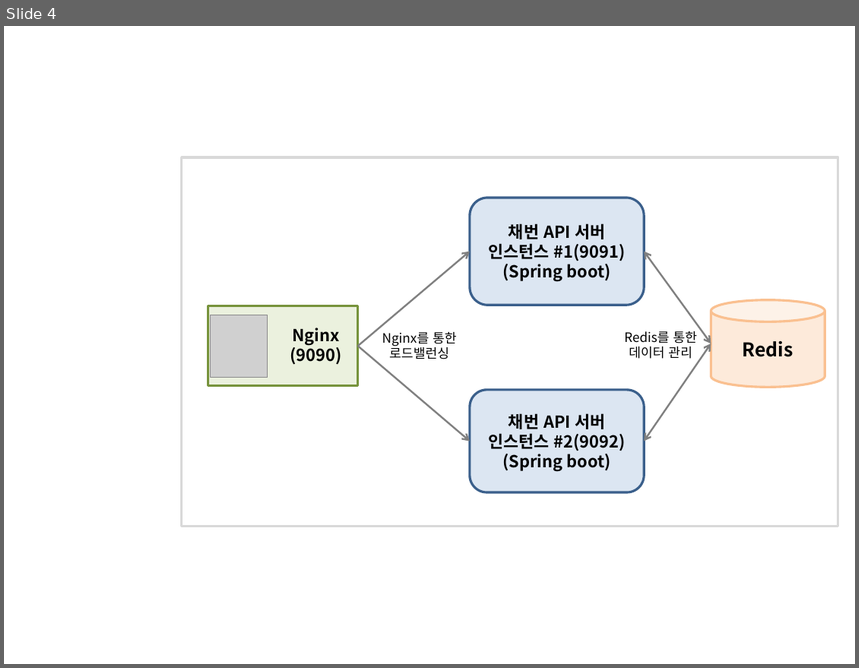
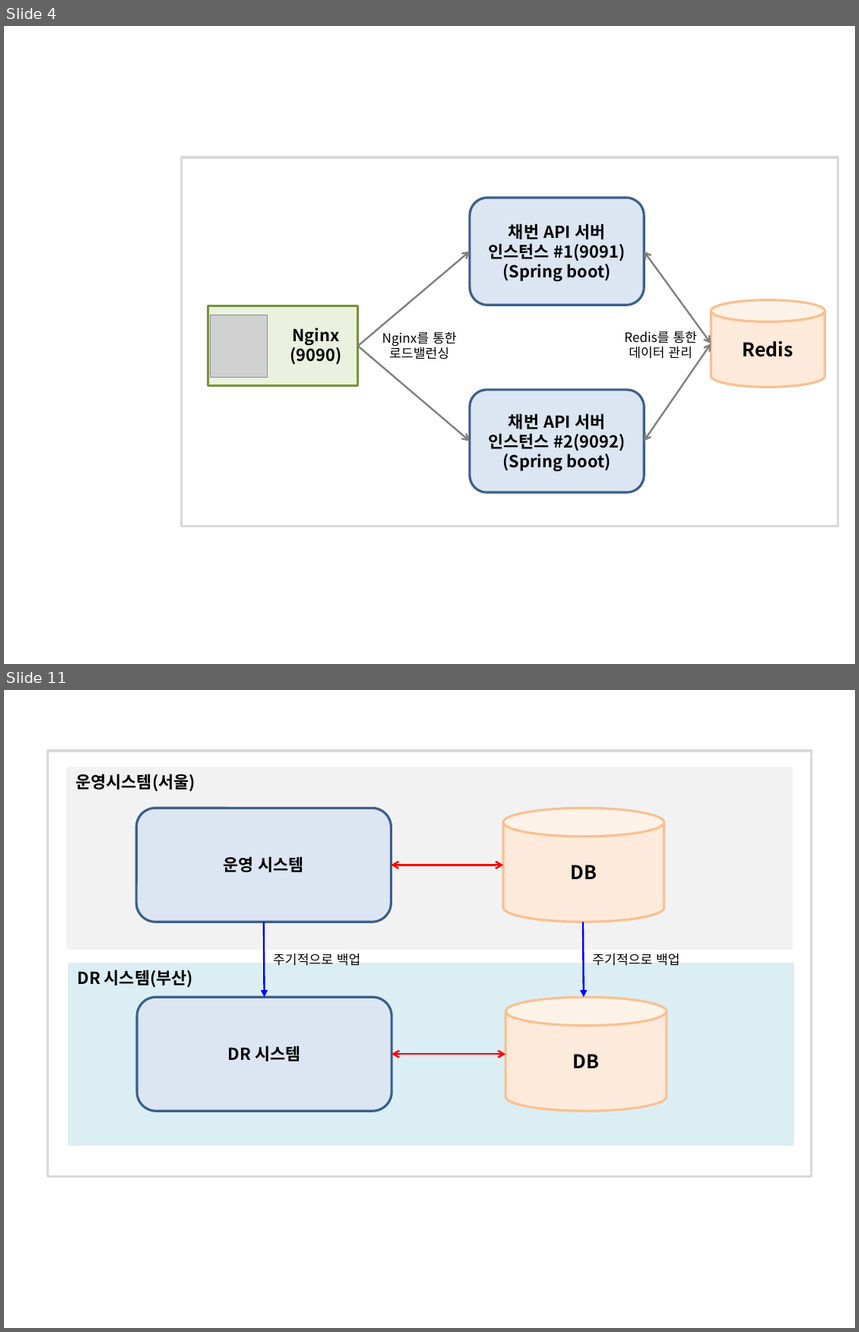
Before and after one commit to ohyes7love/work, a slide deck: restSeqApi/work/이미지.pptx. Shown one above the other, each under a label of ours: slide 4 before the commit, slides 4 and 11 after it; the slides between them are not shown. The pictures are 859x668 and 859x1332 pixels, drawn with LibreOffice and Linux fonts; fonts in the diff are those of the drawing; grey boxes stand for pictures. Boxes give left, top, right and bottom in pixels: in the first picture for what was removed or moved away, otherwise in the second. Text is boxed around its words. In the diff, an @@ line names an element or a change of style, - is before the commit and + after.

```diff
--- a/restSeqApi/work/이미지.pptx
+++ b/restSeqApi/work/이미지.pptx
@@ slide 11 added at (4, 690, 855, 1328), background #FFFFFF @@
@@ rectangle added at (47, 751, 812, 1176), outline #D9D9D9 2 pt @@
@@ rectangle added at (68, 768, 791, 950), fill #F2F2F2, outline #F2F2F2 2 pt, 14 pt, text #000000, bold @@
+운영시스템(서울)
@@ rounded rectangle added at (137, 809, 392, 923), fill #DCE6F2, outline #3A5F8C 2 pt, 14 pt, text #000000, bold @@
+운영 시스템
@@ cylinder added at (503, 809, 664, 923), fill #FDEADA, outline #FAC090 2 pt, 16 pt, text #000000, bold @@
+DB
@@ double arrow added from (392, 866) to (503, 866), #FF0000 1.5 pt @@
@@ arrow added from (264, 923) to (265, 997), #0000FF 1.5 pt @@
@@ arrow added from (583, 923) to (584, 997), #0000FF 1.5 pt @@
@@ text added at (273, 954, 361, 966), 11 pt, text #000000 @@
+주기적으로 백업
@@ text added at (592, 954, 680, 966), 11 pt, text #000000 @@
+주기적으로 백업
@@ rectangle added at (69, 964, 792, 1145), fill #DBEEF4, outline #DBEEF4 2 pt, 14 pt, text #000000, bold @@
+DR 시스템(부산)
@@ rounded rectangle added at (137, 997, 392, 1111), fill #DCE6F2, outline #3A5F8C 2 pt, 14 pt, text #000000, bold @@
+DR 시스템
@@ cylinder added at (506, 997, 666, 1111), fill #FDEADA, outline #FAC090 2 pt, 16 pt, text #000000, bold @@
+DB
@@ double arrow added from (392, 1054) to (506, 1054), #FF0000 1.5 pt @@
```
Also in this commit, not shown: 1 slide changed, 6 other slides added.
